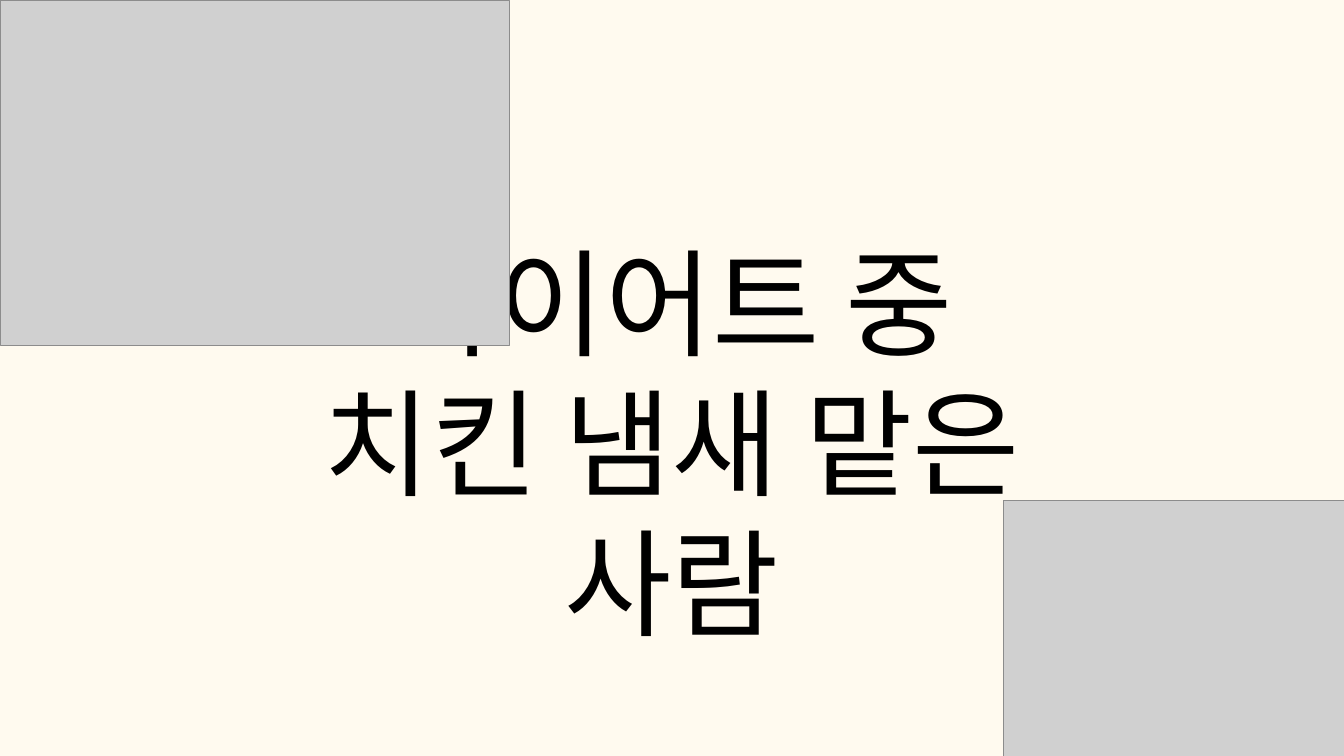
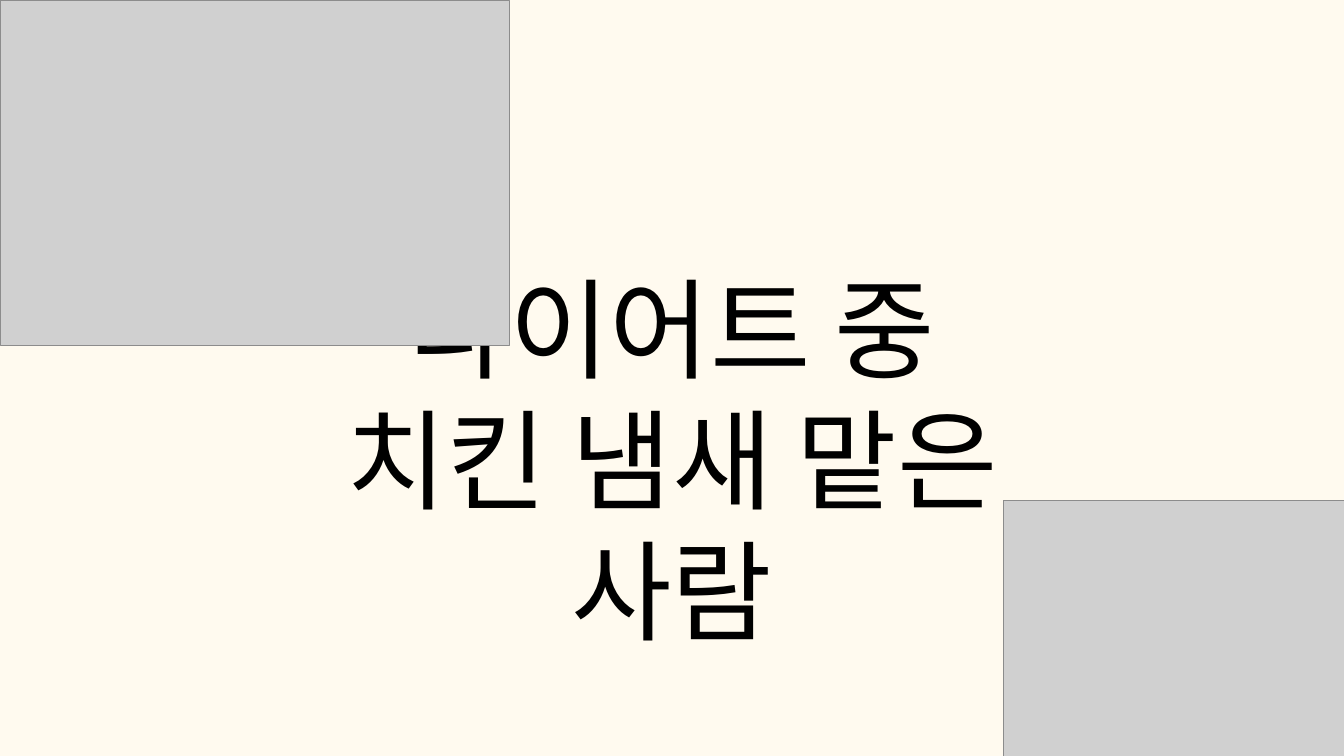
Before and after one commit to tkdgns25300/sunday_play, a slide deck: slide 31 of public/downloads/games/body-talk/rules.pptx. Drawn at 1344x756 pixels with LibreOffice and Linux fonts; fonts in the diff are those of the drawing; grey boxes stand for pictures. Boxes give left, top, right and bottom in pixels: in the first picture for what was removed or moved away, otherwise in the second. Text is boxed around its words. In the diff, an @@ line names an element or a change of style, - is before the commit and + after.

```diff
--- a/public/downloads/games/body-talk/rules.pptx
+++ b/public/downloads/games/body-talk/rules.pptx
@@ text "다이어트 중": place and size @@
-text "다이어트 중" at [324, 228, 1020, 636]
+text "다이어트 중" at [346, 258, 998, 641]
@@ text "다이어트 중" at [346, 258, 998, 641]: size 125 to 117 pt, font Roboto to Noto Sans CJK KR; line spacing 150pt to 140.4pt @@
```
Also in this commit, not shown: 32 other slides changed, 3 other files.
